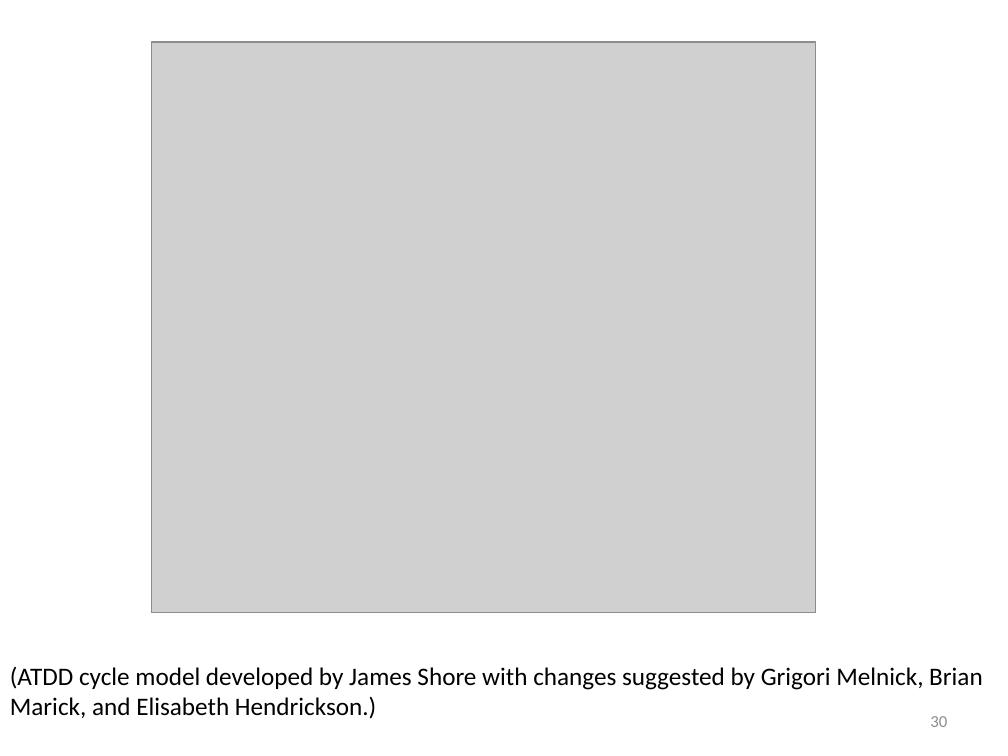
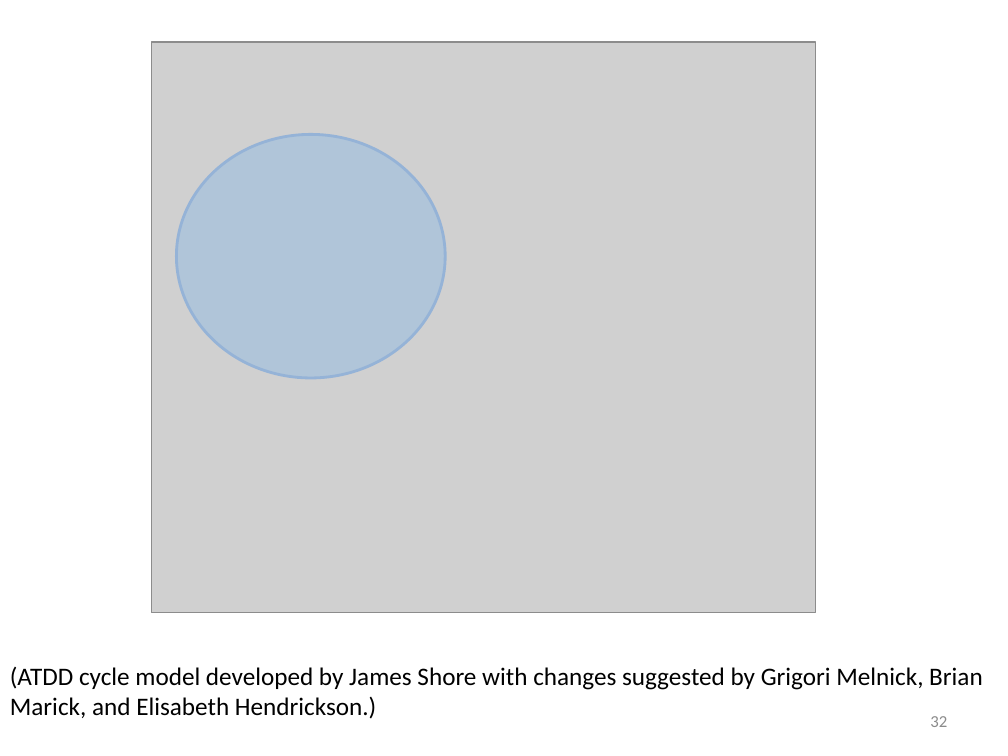
Before and after one commit to timgifford/demos, a slide deck: slide 32 of executable_specification/ExecSpec.pptx (slide 30 before the commit). Drawn at 1008x756 pixels with LibreOffice and Linux fonts; fonts in the diff are those of the drawing; grey boxes stand for pictures. Boxes give left, top, right and bottom in pixels: in the first picture for what was removed or moved away, otherwise in the second. Text is boxed around its words. In the diff, an @@ line names an element or a change of style, - is before the commit and + after.

```diff
--- a/executable_specification/ExecSpec.pptx
+++ b/executable_specification/ExecSpec.pptx
@@ ellipse added at (176,134,446,378), fill #3399FF at 20% opacity, outline #95B3D7 2 pt @@
@@ page number at (930,716,947,727): text changed @@
-30
+32
```
Also in this commit, not shown: 13 other slides changed, 10 slides added, 6 slides removed, 1 other file.
